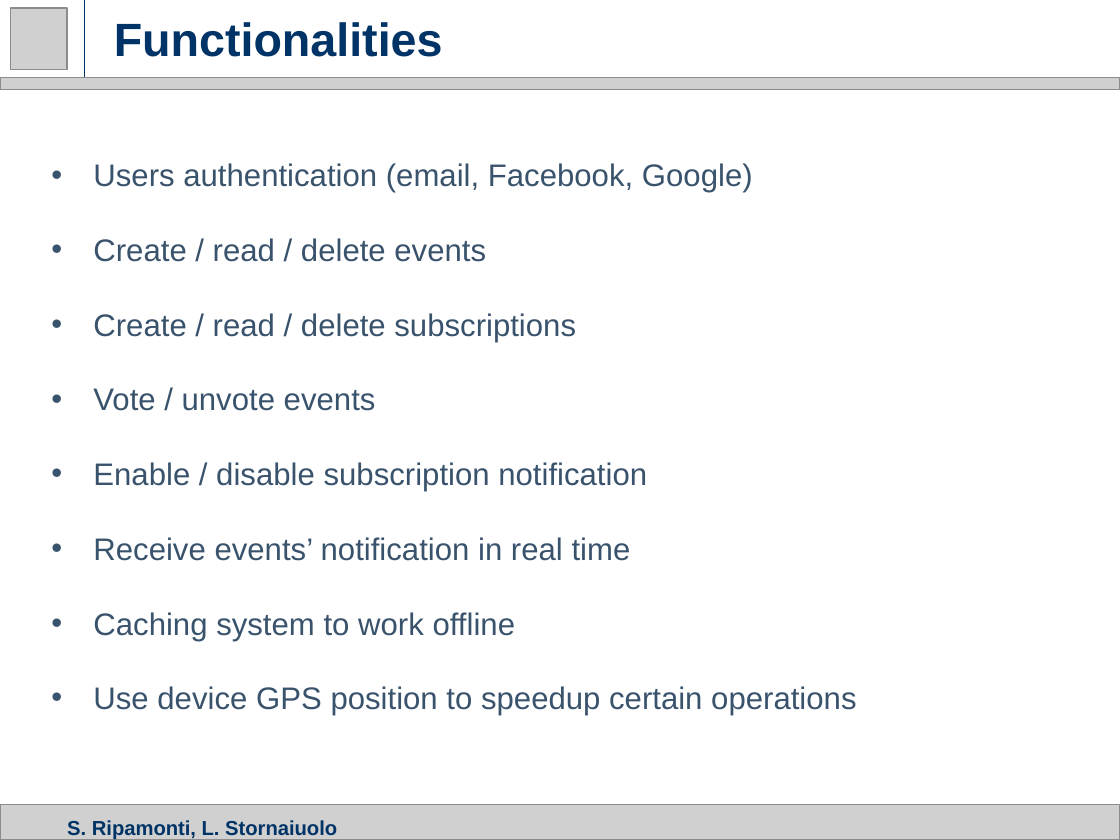
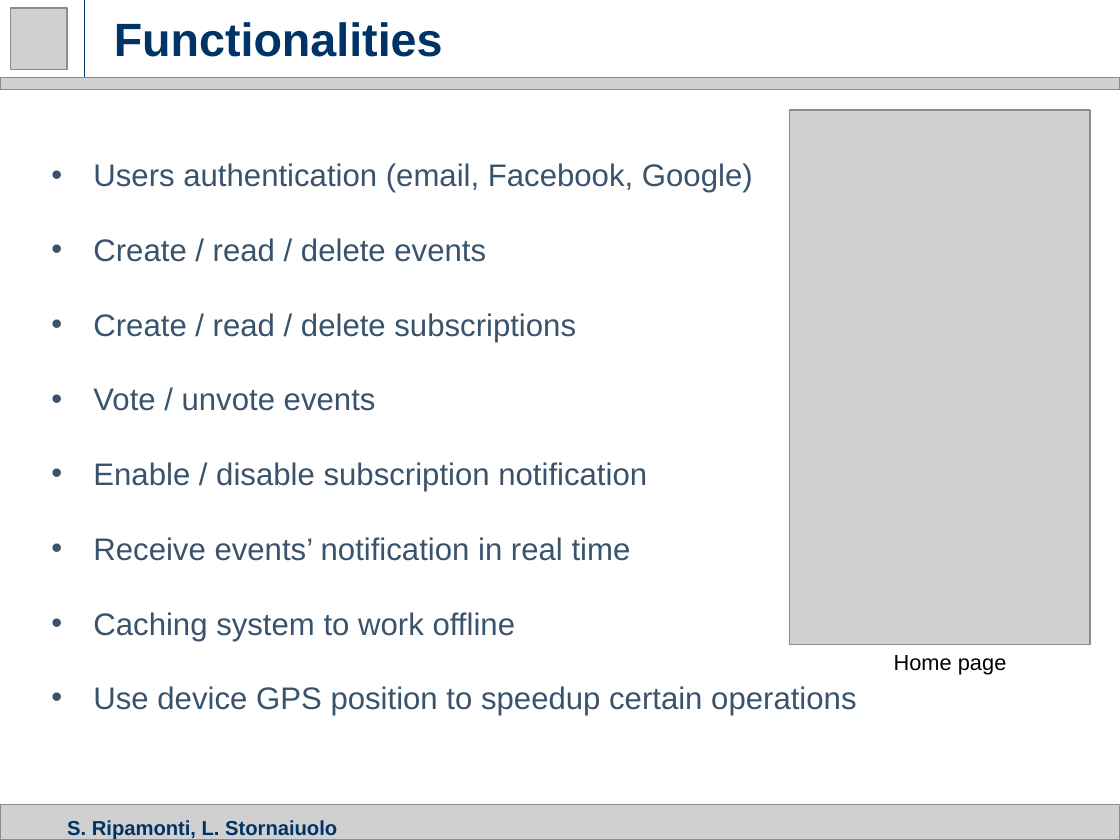
Before and after one commit to ripa1993/NeighborhoodSecurity, a slide deck: slide 4 of documentation/slides.pptx. Drawn at 1120x840 pixels with LibreOffice and Linux fonts; fonts in the diff are those of the drawing; grey boxes stand for pictures. Boxes give left, top, right and bottom in pixels: in the first picture for what was removed or moved away, otherwise in the second. Text is boxed around its words. In the diff, an @@ line names an element or a change of style, - is before the commit and + after.

```diff
--- a/documentation/slides.pptx
+++ b/documentation/slides.pptx
@@ picture added at <box>790,110,1091,645</box> @@
@@ text added at <box>894,655,1007,675</box>, 14 pt, text #000000 @@
+Home page
```
Also in this commit, not shown: 1 other slide changed.
